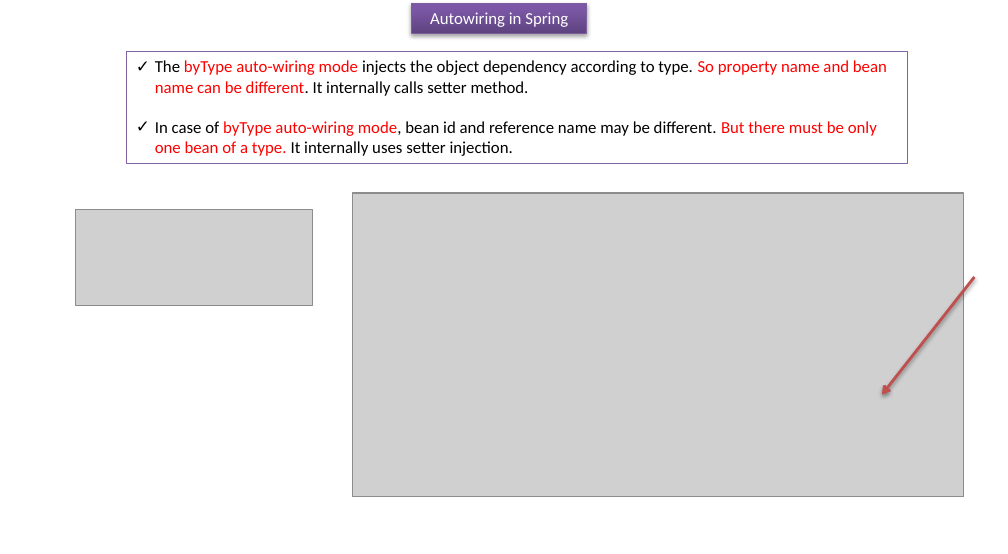
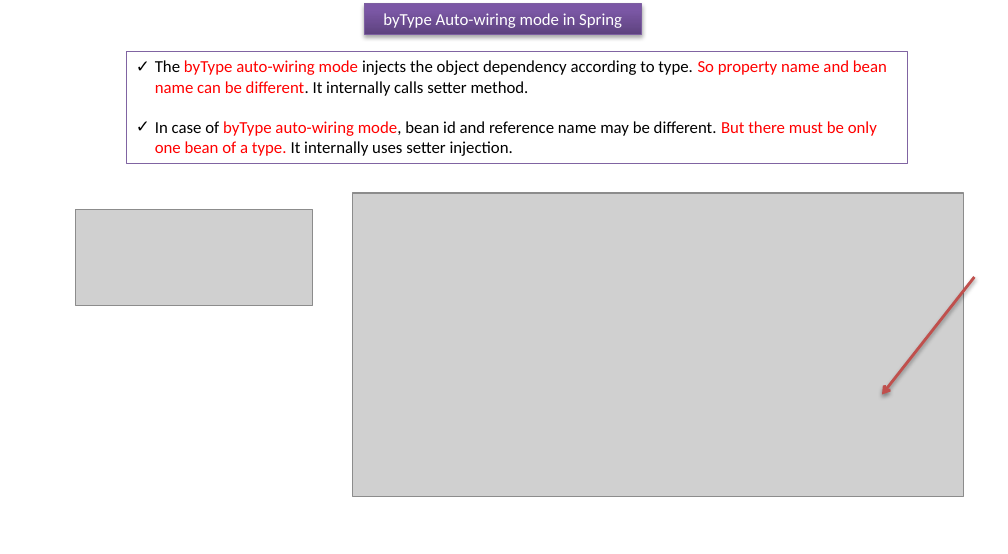
Before and after one commit to ramram43210/javaee, a slide deck: slide 1 of Later/Spring/4_Dependency_Injection/31/Autowiring in Spring_byType.pptx. Drawn at 1008x554 pixels with LibreOffice and Linux fonts; fonts in the diff are those of the drawing; grey boxes stand for pictures. Boxes give left, top, right and bottom in pixels: in the first picture for what was removed or moved away, otherwise in the second. Text is boxed around its words. In the diff, an @@ line names an element or a change of style, - is before the commit and + after.

```diff
--- a/Later/Spring/4_Dependency_Injection/31/Autowiring in Spring_byType.pptx
+++ b/Later/Spring/4_Dependency_Injection/31/Autowiring in Spring_byType.pptx
@@ rectangle "byType Auto-wiring mode in Spring": place and size @@
-rectangle "byType Auto-wiring mode in Spring" at [411,3,587,33]
+rectangle "byType Auto-wiring mode in Spring" at [364,4,641,34]
@@ text in rectangle at [383,13,622,28]: text changed @@
-Autowiring in Spring
+byType Auto-wiring mode in Spring
```
Also in this commit, not shown: 17 other files.
